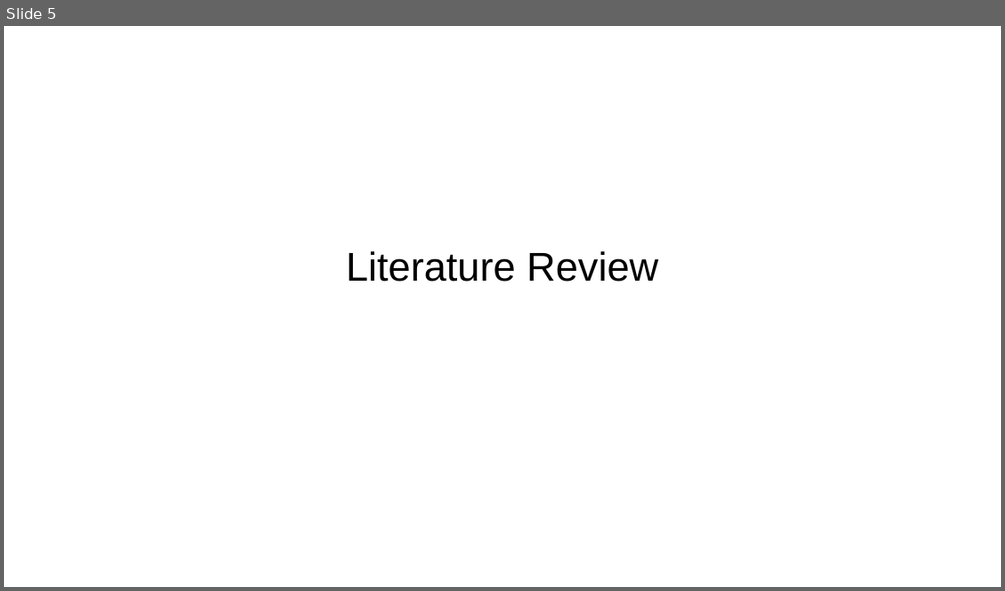
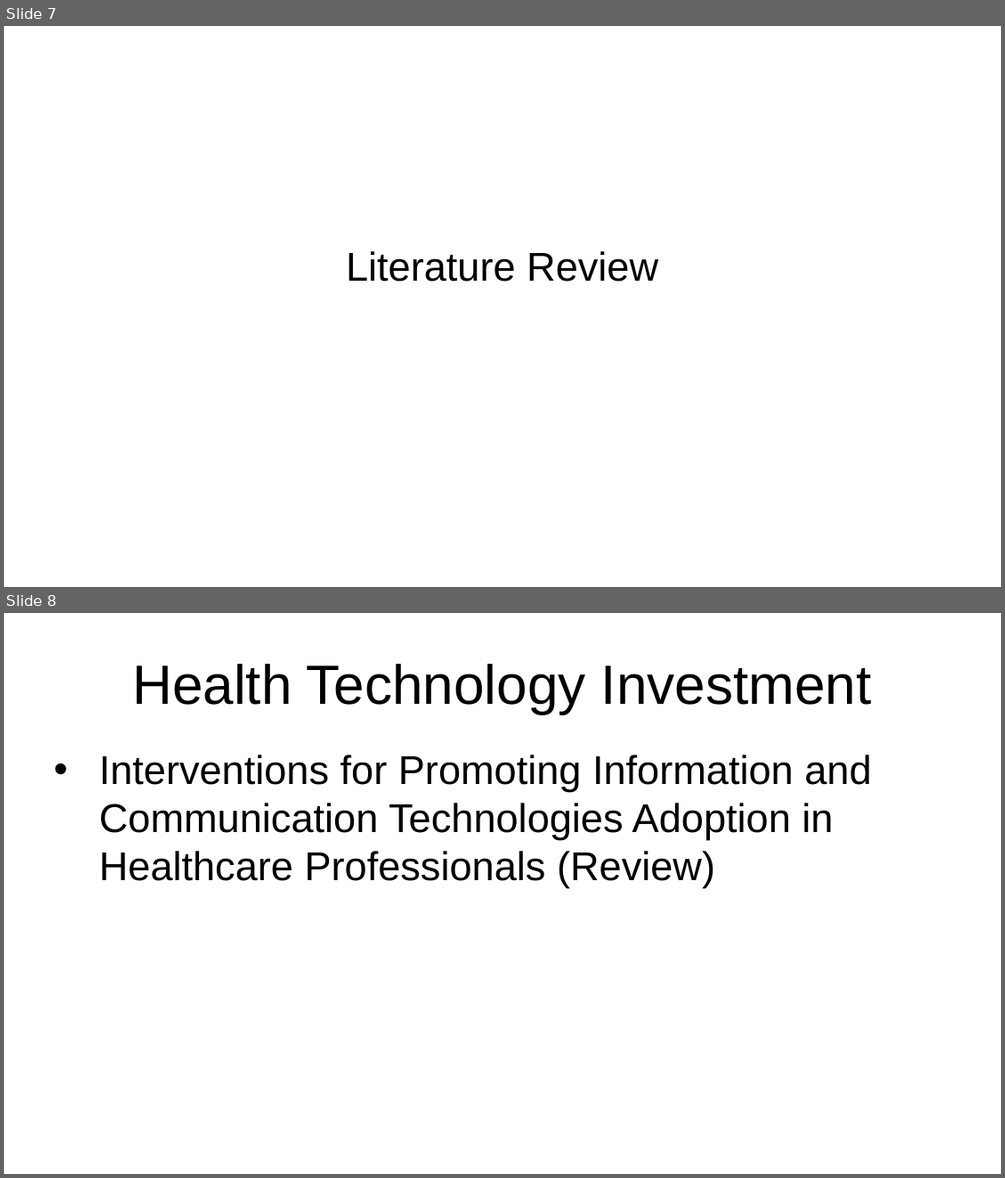
Before and after one commit to vicky-playground/EHR-GDP, a slide deck: does_gdp_impact_health_information_technology_investment.odp. Shown one above the other, each under a label of ours: slide 5 before the commit, slides 7 and 8 after it. The pictures are 1005x591 and 1005x1178 pixels, drawn with LibreOffice and Linux fonts; fonts in the diff are those of the drawing. Boxes give left, top, right and bottom in pixels: in the first picture for what was removed or moved away, otherwise in the second. Text is boxed around its words. In the diff, an @@ line names an element or a change of style, - is before the commit and + after.

```diff
--- a/does_gdp_impact_health_information_technology_investment.odp
+++ b/does_gdp_impact_health_information_technology_investment.odp
@@ slide 8 added at box(4, 613, 1001, 1174), background #FFFFFF @@
@@ title added at box(132, 664, 871, 714), 44 pt, text #000000 @@
+Health Technology Investment
@@ text added at box(99, 755, 871, 888), 32 pt, text #000000 @@
+• Interventions for Promoting Information and Communication Technologies Adoption in Healthcare Professionals (Review)
@@ what was slide 5 is now slide 7 @@
```
Also in this commit, not shown: 12 other slides changed, 4 other slides added, 1 slide removed, 9 other files.
